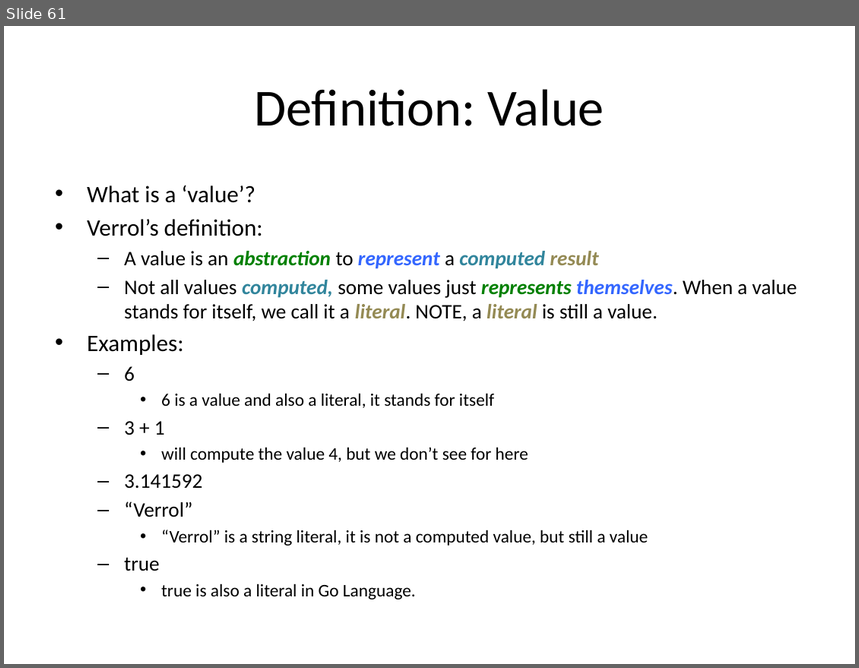
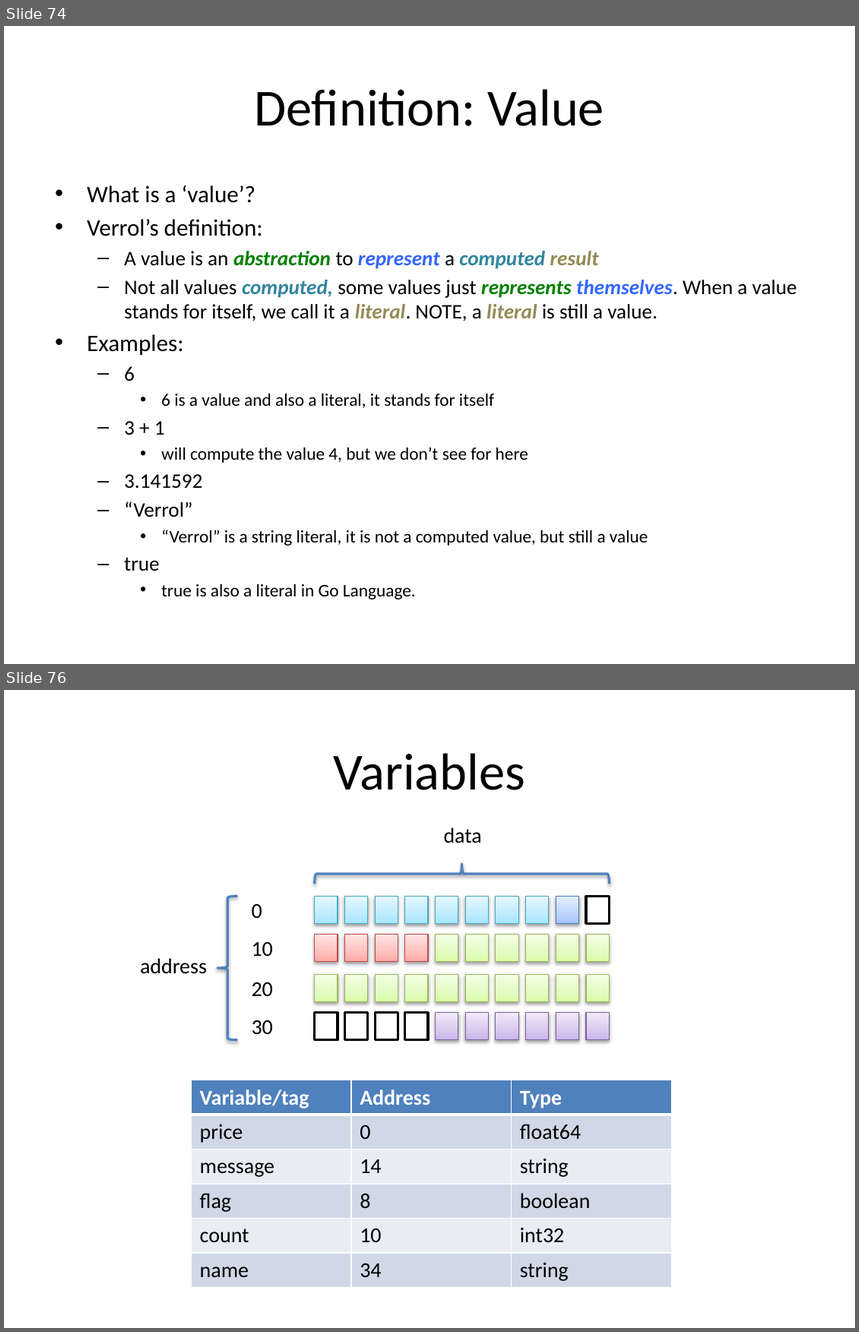
Before and after one commit to xiliax/go-lang-programming, a slide deck: doc/Go-Lang-Programming.pptx. Shown one above the other, each under a label of ours: slide 61 before the commit, slides 74 and 76 after it; the slides between them are not shown. The pictures are 859x668 and 859x1332 pixels, drawn with LibreOffice and Linux fonts; fonts in the diff are those of the drawing. Boxes give left, top, right and bottom in pixels: in the first picture for what was removed or moved away, otherwise in the second. Text is boxed around its words. In the diff, an @@ line names an element or a change of style, - is before the commit and + after.

Commit message:
c02s04 - Data and Data Types - Updated docs, slides, and code sample.

```diff
--- a/doc/Go-Lang-Programming.pptx
+++ b/doc/Go-Lang-Programming.pptx
@@ slide 76 added at (x1=4, y1=690, x2=855, y2=1328), background #FFFFFF @@
@@ title added at (x1=334, y1=753, x2=525, y2=790), 44 pt, text #000000 @@
+Variables
@@ text added at (x1=444, y1=828, x2=482, y2=844), 18 pt, text #000000 @@
+data
@@ left brace added at (x1=315, y1=863, x2=609, y2=884), outline #4F81BD 2 pt @@
@@ left brace added at (x1=218, y1=896, x2=238, y2=1040), outline #4F81BD 2 pt @@
@@ text added at (x1=252, y1=904, x2=262, y2=919), 18 pt, text #000000 @@
+0
@@ group added at (x1=315, y1=896, x2=609, y2=923): 10 rectangles @@
@@ group added at (x1=315, y1=934, x2=609, y2=961): 10 rectangles @@
@@ text added at (x1=140, y1=958, x2=207, y2=974), 18 pt, text #000000 @@
+address
@@ text added at (x1=252, y1=942, x2=273, y2=957), 18 pt, text #000000 @@
+10
@@ text added at (x1=252, y1=983, x2=273, y2=997), 18 pt, text #000000 @@
+20
@@ group added at (x1=315, y1=974, x2=609, y2=1002): 10 rectangles @@
@@ text added at (x1=252, y1=1021, x2=273, y2=1035), 18 pt, text #000000 @@
+30
@@ group added at (x1=315, y1=1012, x2=609, y2=1040): 10 rectangles @@
@@ table added at (x1=191, y1=1081, x2=671, y2=1287), 6 rows, 3 columns @@
+Variable/tag | Address | Type
+price | 0 | float64
+message | 14 | string
+flag | 8 | boolean
+count | 10 | int32
+name | 34 | string
@@ what was slide 61 is now slide 74 @@
```
Also in this commit, not shown: 6 slides changed, 13 other slides added, 20 other files.
